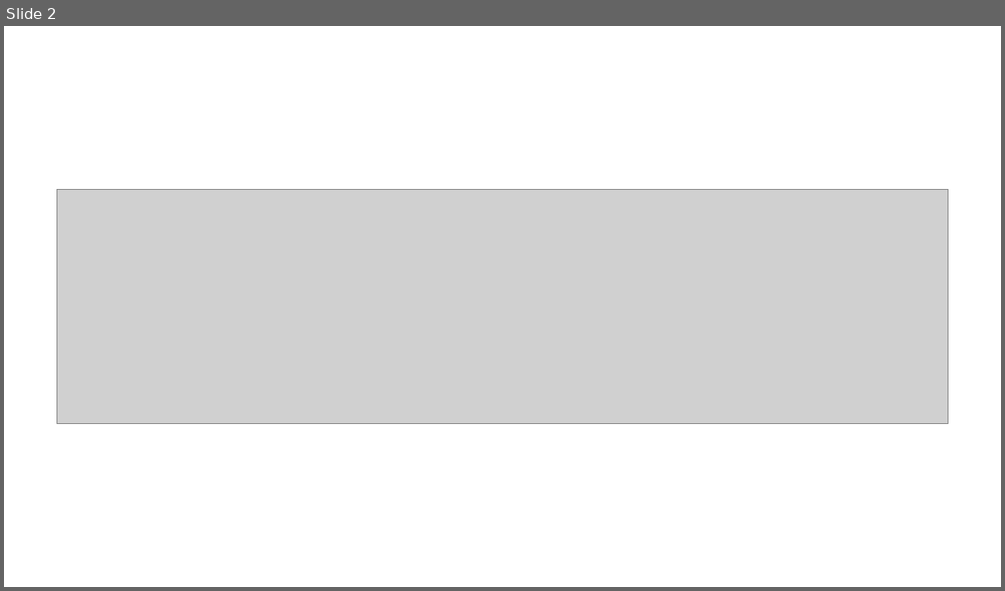
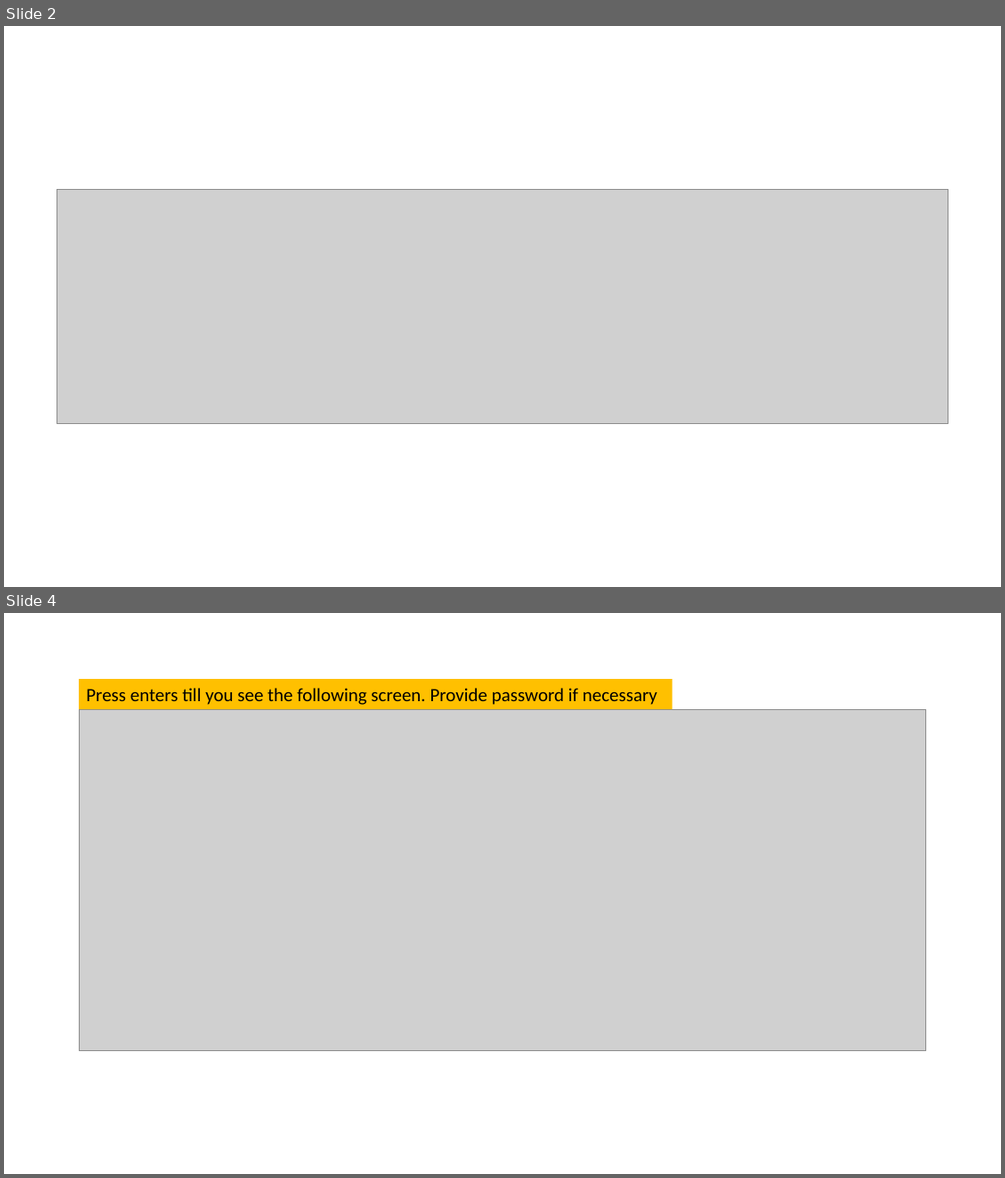
Before and after one commit to frankwxu/digital-forensics-lab, a slide deck: Help/Tool_installation.pptx. Shown one above the other, each under a label of ours: slide 2 before the commit, slides 2 and 4 after it; the slides between them are not shown. The pictures are 1005x591 and 1005x1178 pixels, drawn with LibreOffice and Linux fonts; fonts in the diff are those of the drawing; grey boxes stand for pictures; background and template pictures are left out. Boxes give left, top, right and bottom in pixels: in the first picture for what was removed or moved away, otherwise in the second. Text is boxed around its words. In the diff, an @@ line names an element or a change of style, - is before the commit and + after.

```diff
--- a/Help/Tool_installation.pptx
+++ b/Help/Tool_installation.pptx
@@ slide 4 added at [4,613,1001,1174], background #FFFFFF @@
@@ rectangle added at [79,679,672,709], fill #FFC000, 18 pt, text #000000 @@
+Press enters till you see the following screen. Provide password if necessary
@@ picture added at [79,709,926,1051] @@
```
Also in this commit, not shown: 1 slide changed, 4 other slides added, 1 slide removed, 4 other files.
